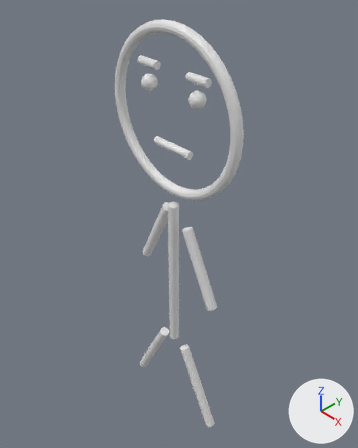
Renders of the Blender file blender/person.blend from each side of a commit.
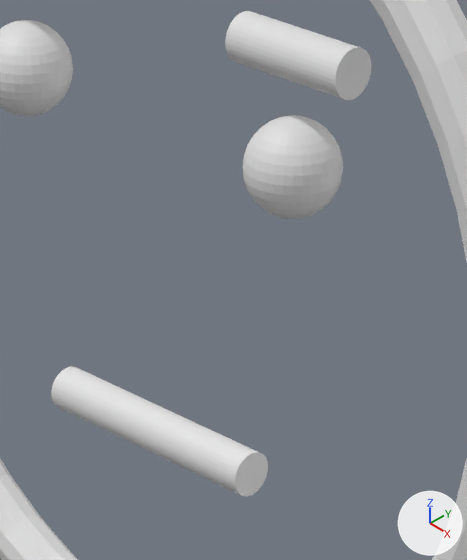
The first picture shows the older version from a 50 mm lens placed at (4.08, -3.77, 2.3), pointed at (-0.14, 0.24, -1.74). The close-ups show both versions on the part from 40% to 64% of the width and 16% to 38% of the height of that picture; other places that the commit changed are outside them. Arrows for +X, +Y and +Z are at lower right; the lights stay in place.

The first close-up shows 'Brow Left', 'Left Eye', 'Mounth Center', 'Mouth Left', 'Mouth Right', 'Outline', 'Right Eye'.
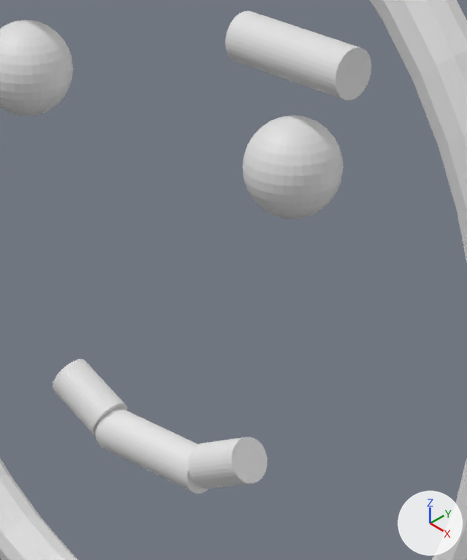
The newer file is also turned or shifted as a whole; pictures and numbers use the older file's frame.

Scene script edits in JSON lines:
```json
{"op": "set", "path": "ob_body.location", "old": "(0.0, 0.0, -2.492)", "new": "(-0.225, 0.0, -0.41)"}
{"op": "set", "path": "ob_body.rotation_euler", "old": "(0.0, 0.0, 0.0)", "new": "(0.0, 2.007, 0.0)", "note": "degrees (0, 0, 0) -> degrees (0, 115, 0)"}
{"op": "set", "path": "ob_body.scale", "old": "(0.075, 0.075, 1.25)", "new": "(0.05, 0.05, 0.075)"}
{"op": "set", "path": "ob_mounth_center.location", "old": "(0.0, 0.0, -0.41)", "new": "(0.0, 0.0, -0.459)"}
{"op": "set", "path": "ob_mouth_left.rotation_euler", "old": "(0.0, 1.571, 0.0)", "new": "(0.0, 1.134, 0.0)", "note": "degrees (0, 90, 0) -> degrees (0, 65, 0)"}
{"op": "set", "path": "ob_mouth_right.rotation_euler", "old": "(0.0, 1.571, 0.0)", "new": "(0.0, 0.0, 0.0)", "note": "degrees (0, 90, 0) -> degrees (0, 0, 0)"}
{"op": "set", "path": "ob_mouth_right.location", "old": "(-0.225, 0.0, -0.41)", "new": "(0.0, 0.0, -2.492)"}
{"op": "set", "path": "ob_mouth_right.scale", "old": "(0.05, 0.05, 0.075)", "new": "(0.075, 0.075, 1.25)"}
```

Where the change shows, as pixel boxes (x1, y1, x2, y2) in the close-ups (467 x 560 px):
```json
{"object": "Mounth Center", "change": "moved", "before": [95, 387, 210, 471], "after": [96, 408, 208, 494]}
{"object": "Mouth Left", "change": "moved, turned", "before": [187, 430, 268, 496], "after": [188, 437, 267, 489]}
{"object": "Body", "change": "moved, turned, rescaled", "after": [52, 359, 127, 436], "on screen": "not visible before"}
{"object": "Mouth Right", "change": "moved, rescaled, turned", "before": [51, 367, 120, 427], "on screen": "not visible afterwards"}
```
